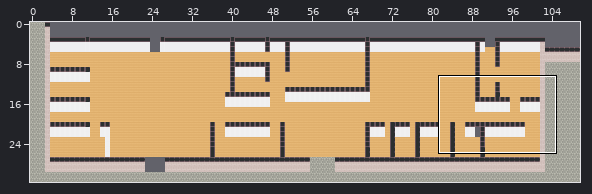
Tiled map (JSON): map.tmj. The picture above shows the old version from afar; the outline marks the close-up.
Close-up. The starting point:
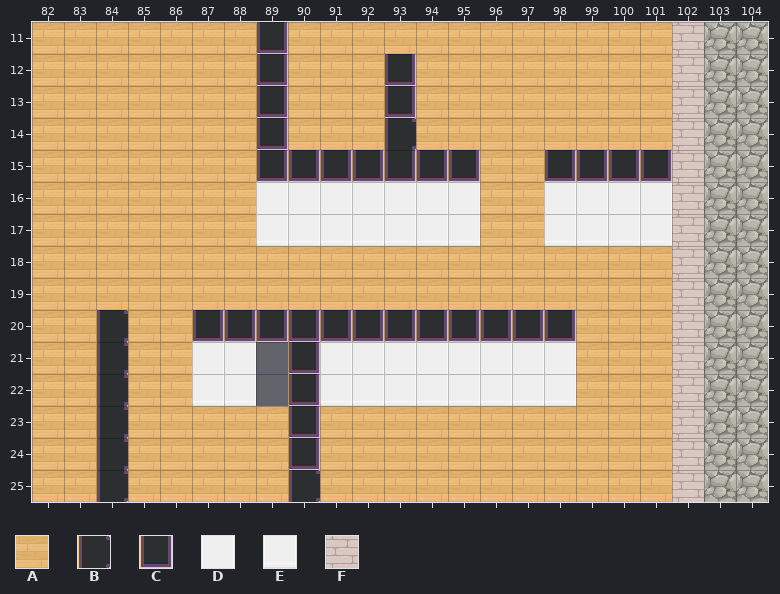
Cells are 32x32 px. Shown: x 82..104, y 11..25. The commit also changed other parts of the map, which this record leaves out.
Key: from "WA_Room_Builder": A 169, B 218, C 271, D 296, E 321, F 395.
_ is an empty cell.
Layers that did not change in this view are not listed.
Layer "walls/walls1" before, first column x 82:
11 AAAAAAACAAAAAAAAAAAAF__
12 AAAAAAACAAACAAAAAAAAF__
13 AAAAAAACAAACAAAAAAAAF__
14 AAAAAAACAAABAAAAAAAAF__
15 AAAAAAACCCCCCCAACCCCF__
16 AAAAAAADDDDDDDAADDDDF__
17 AAAAAAAEEEEEEEAAEEEEF__
18 AAAAAAAAAAAAAAAAAAAAF__
19 AAAAAAAAAAAAAAAAAAAAF__
20 AABAACCCCCCCCCCCCAAAF__
21 AABAADD_CDDDDDDDDAAAF__
22 AABAAEE_CEEEEEEEEAAAF__
23 AABAAAAACAAAAAAAAAAAF__
24 AABAAAAACAAAAAAAAAAAF__
25 AABAAAAABAAAAAAAAAAAF__
After:
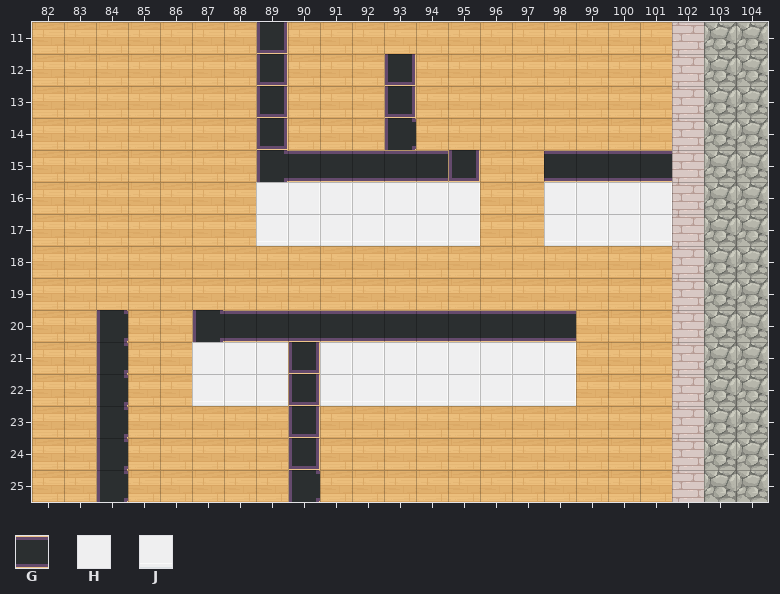
Further tiles: from "WA_Room_Builder": G 94, H 119, J 144.
The exact change:
Changed rows in their new state; . is an unchanged cell.
Layer "walls/walls1":
first column x 89:
15 BGGGGG...GGGG
first column x 87:
20 BGGGGGGGGGGG
21 ..H.........
22 ..J.........
Pixel boxes of the changes (left, top, right, bottom) in both close-ups:
changed: (257, 150, 448, 182)
changed: (544, 150, 672, 181)
changed: (193, 310, 576, 406)
